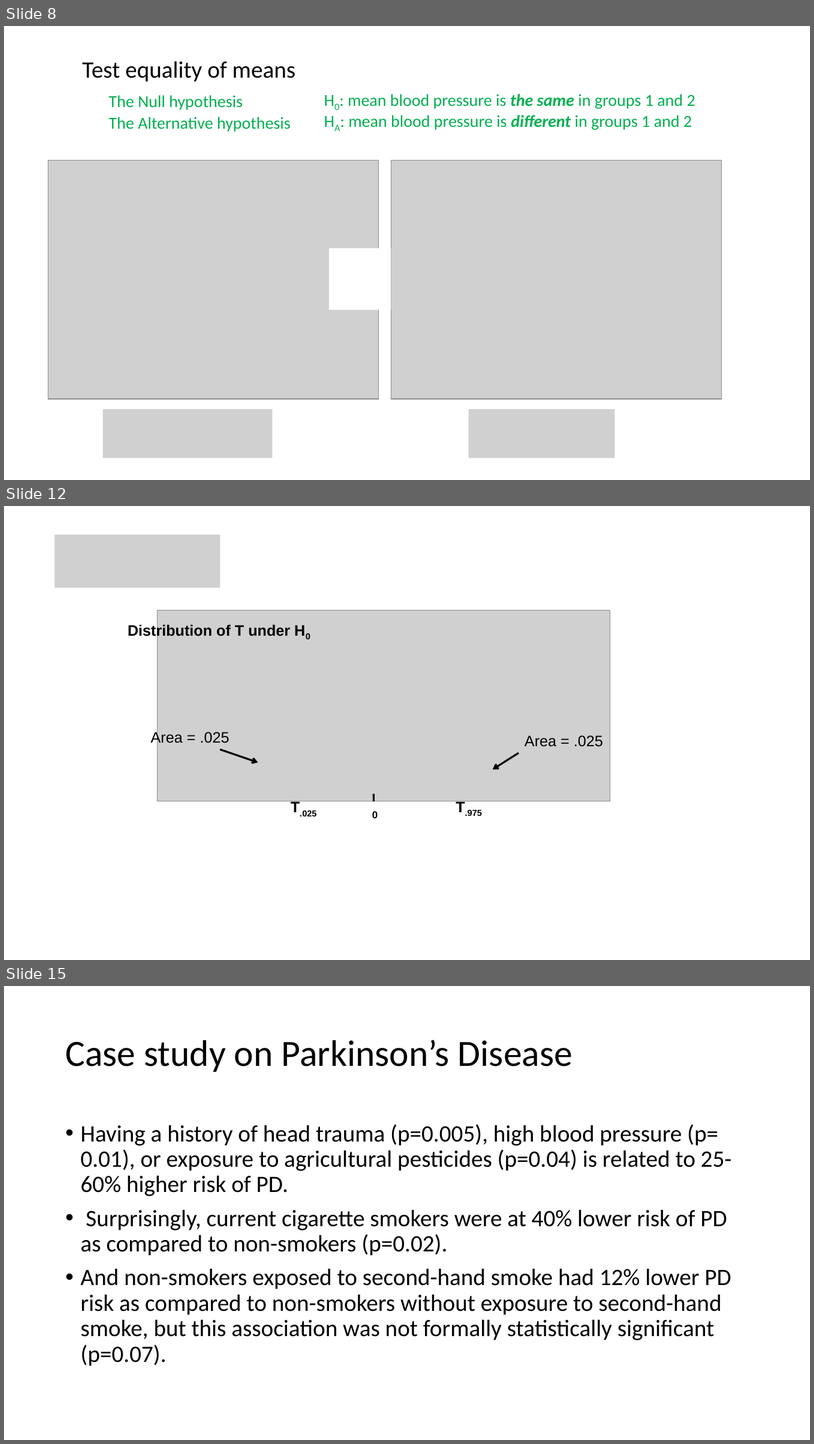
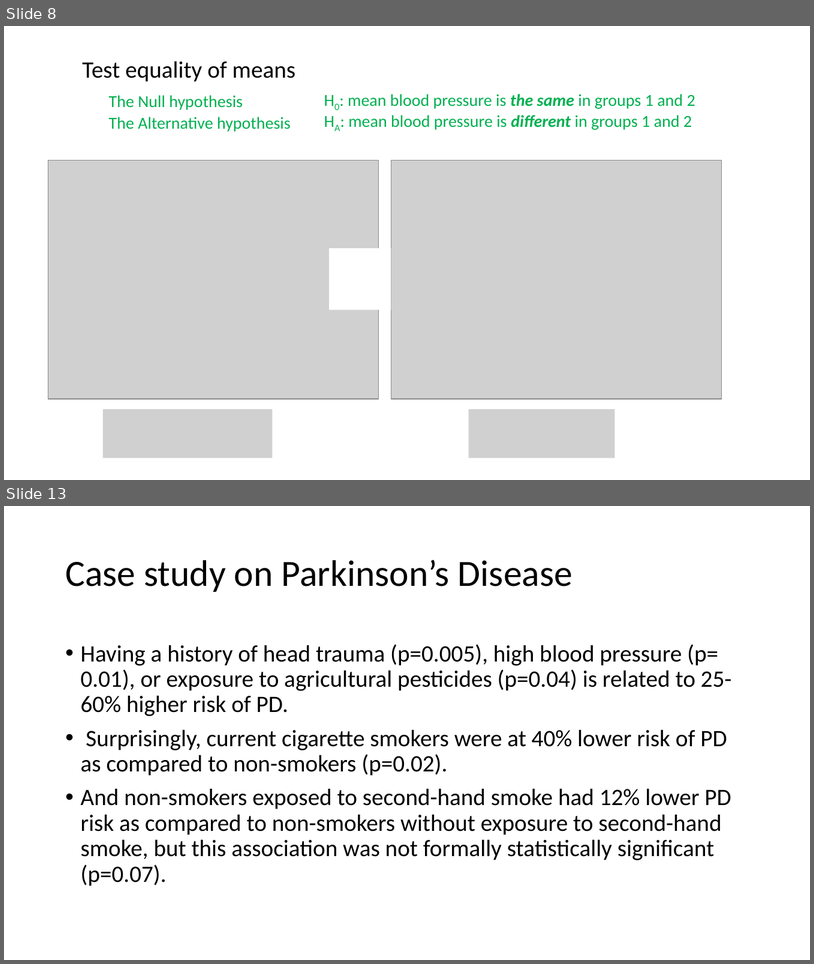
Before and after one commit to USCbiostats/LAsBEST, a slide deck: google-drive/week02/2Tues/1_lasbest-hypothesis-testing.pptx. Shown one above the other, each under a label of ours: slides 8, 12 and 15 before the commit, slides 8 and 13 after it; the slides between them are not shown. The pictures are 814x1444 and 814x964 pixels, drawn with LibreOffice and Linux fonts; fonts in the diff are those of the drawing; grey boxes stand for pictures; background and template pictures are left out. Boxes give left, top, right and bottom in pixels: in the first picture for what was removed or moved away, otherwise in the second. Text is boxed around its words. In the diff, an @@ line names an element or a change of style, - is before the commit and + after.

```diff
--- a/google-drive/week02/2Tues/1_lasbest-hypothesis-testing.pptx
+++ b/google-drive/week02/2Tues/1_lasbest-hypothesis-testing.pptx
@@ slide 12 removed at (x1=4, y1=506, x2=810, y2=960), background #FFFFFF @@
@@ picture removed at (x1=55, y1=534, x2=221, y2=588) @@
@@ picture removed at (x1=158, y1=610, x2=611, y2=801) @@
@@ text removed at (x1=128, y1=623, x2=290, y2=639) @@
-Distribution of T under H0
@@ text removed at (x1=151, y1=730, x2=230, y2=746) @@
-Area = .025
@@ text removed at (x1=525, y1=735, x2=603, y2=747) @@
-Area = .025
@@ arrow removed from (220, 749) to (258, 762) @@
@@ arrow removed from (519, 753) to (493, 769) @@
@@ text removed at (x1=291, y1=800, x2=317, y2=816) @@
-T.025
@@ text removed at (x1=372, y1=811, x2=378, y2=818) @@
-0
@@ line removed from (374, 794) to (374, 801) @@
@@ text removed at (x1=456, y1=800, x2=482, y2=816) @@
-T.975
@@ what was slide 15 is now slide 13 @@
```
Also in this commit, not shown: 8 slides changed, 2 slides added, 3 other slides removed, 1 other file.
